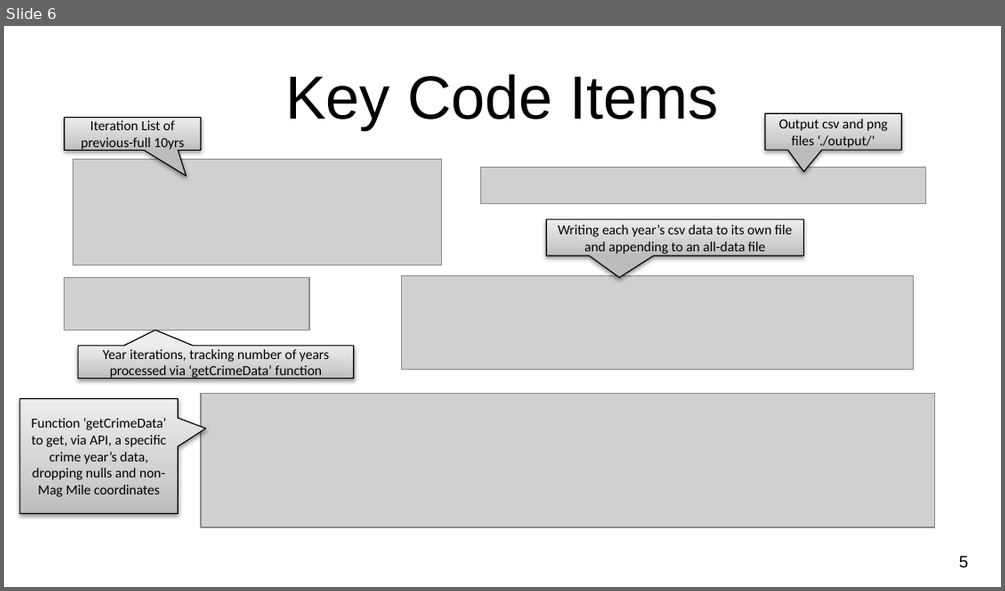
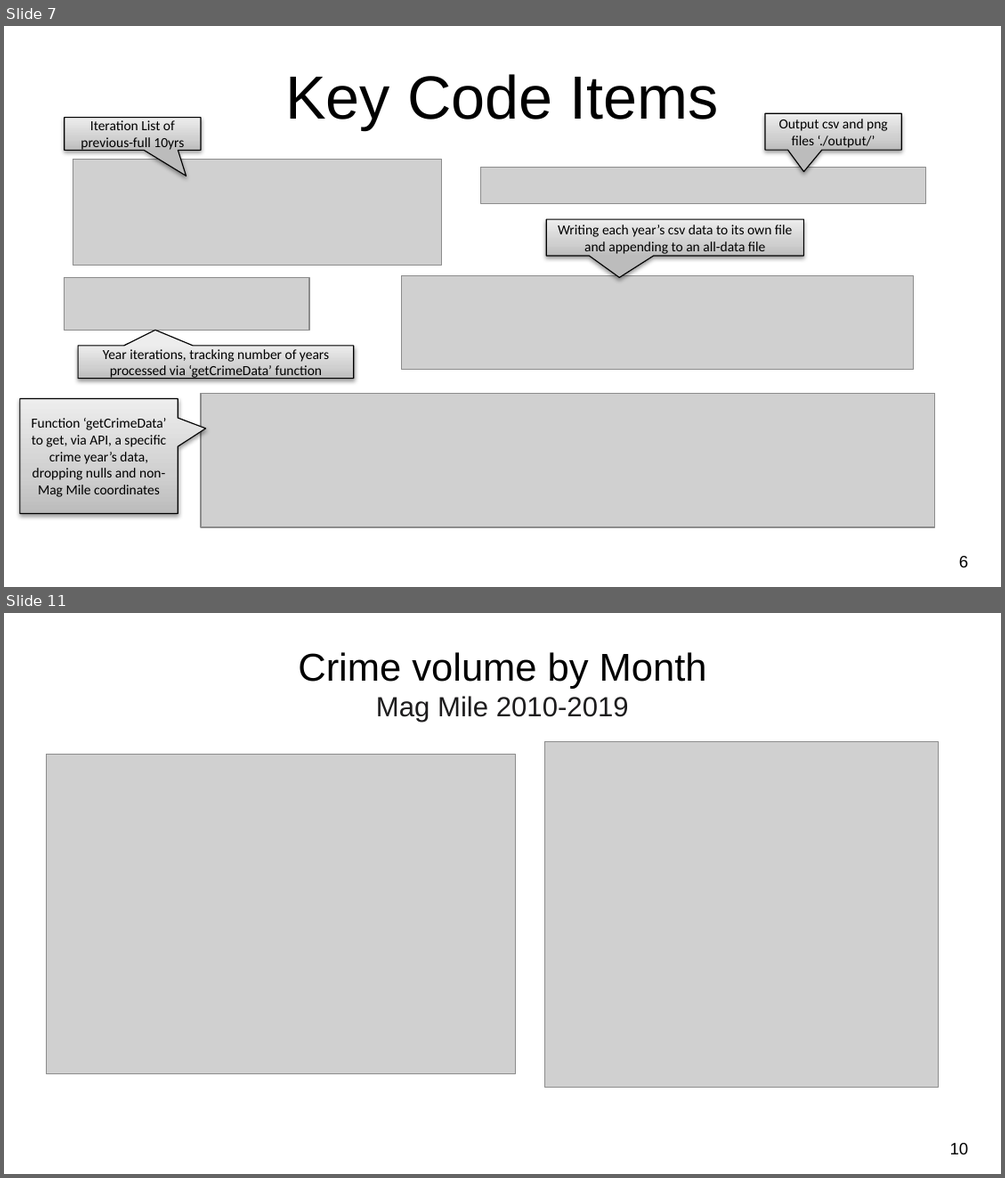
Before and after one commit to MasonMcCoy/Chicago_Crime, a slide deck: NU-Project1_ChicagoMagMile_Crime.pptx. Shown one above the other, each under a label of ours: slide 6 before the commit, slides 7 and 11 after it; the slides between them are not shown. The pictures are 1005x591 and 1005x1178 pixels, drawn with LibreOffice and Linux fonts; fonts in the diff are those of the drawing; grey boxes stand for pictures; background and template pictures are left out. Boxes give left, top, right and bottom in pixels: in the first picture for what was removed or moved away, otherwise in the second. Text is boxed around its words. In the diff, an @@ line names an element or a change of style, - is before the commit and + after.

```diff
--- a/NU-Project1_ChicagoMagMile_Crime.pptx
+++ b/NU-Project1_ChicagoMagMile_Crime.pptx
@@ slide 11 added at [4,613,1001,1174], background picture (left out) @@
@@ title added at [298,652,707,722], 28 pt, text #000000 @@
+Crime volume by Month
+Mag Mile 2010-2019
@@ picture added at [544,741,938,1086] @@
@@ picture added at [47,755,516,1073] @@
@@ page number added at [950,1143,969,1154], 12 pt, text #000000 @@
+10
@@ what was slide 6 is now slide 7 @@
@@ page number at [959,556,968,568]: text changed @@
-5
+6
```
Also in this commit, not shown: 6 slides changed, 11 other slides added, 6 slides removed, 8 other files.
